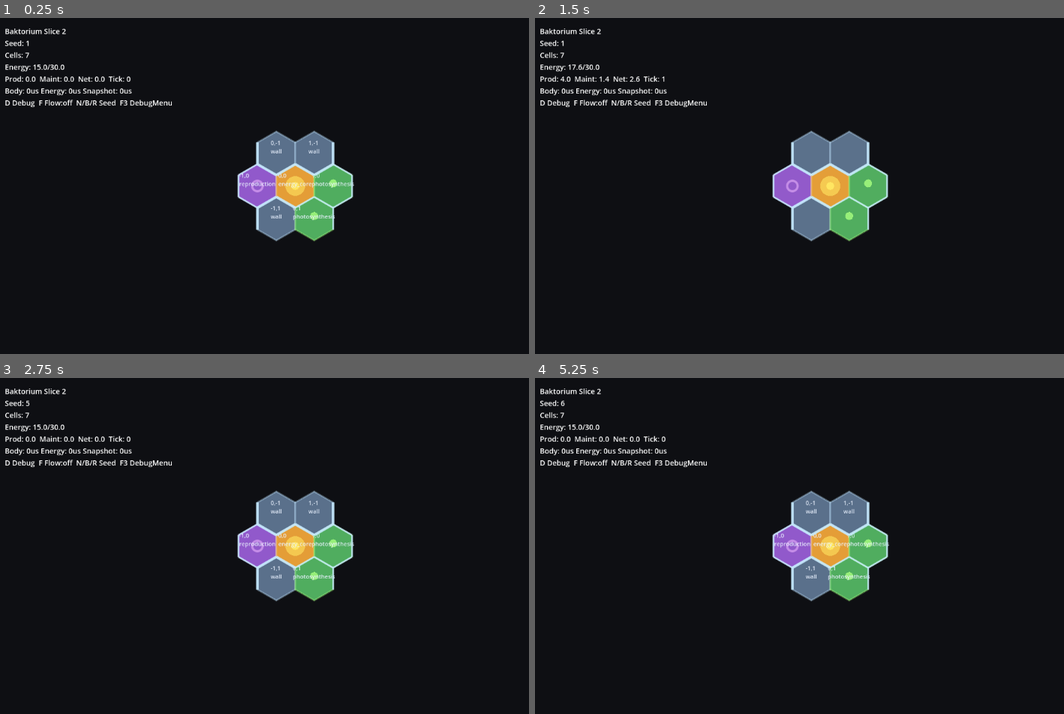
Above: before the commit, frames 1-4 (two rows, left to right).
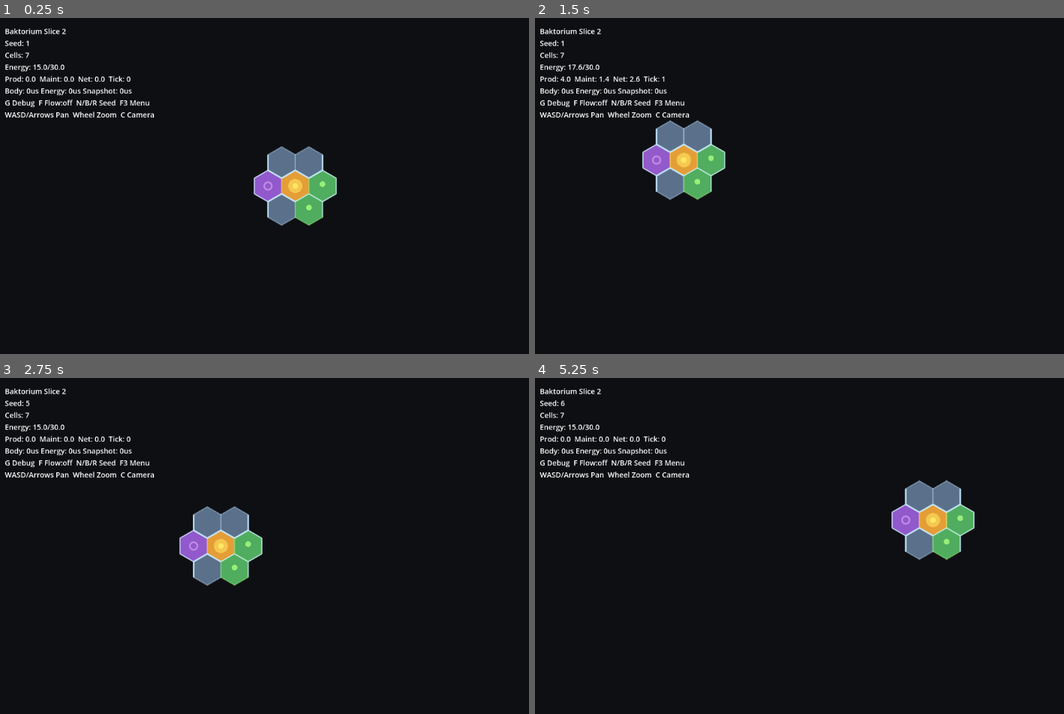
Above: after the commit, the same moments.

Repository: Kanturna/baktorium
Game: Godot game, scene res://scenes/lab/starter_bacterium_lab.tscn
Two runs of this game, one before a commit and one after it. Both use one fixed random seed, a clock stepped at 60 frames per second and the inputs below.
Inputs (mouse positions are in pixels of both pictures, inside the frame that each line leads up to):
- Up to frame 1 (0.25 s): no input
- Up to frame 2 (1.5 s): tap Enter at 0.5 s; move the mouse to (963, 169) at 0.52 s; hold D 0.53-1.28 s; tap C at 0.6 s; click (963, 169) at 0.67 s; tap G at 0.8, 1.35 s; move the mouse to (709, 202) at 1.27 s; hold S from 1.28 s (still down); click (709, 202) at 1.42 s
- Up to frame 3 (2.75 s): tap R at 1.55, 2.1 s; move the mouse to (354, 472) at 2.02 s; release S at 2.03 s; hold D from 2.03 s (still down); click (354, 472) at 2.17 s; tap C at 2.3 s
- Up to frame 4 (5.25 s): move the mouse to (799, 613) at 2.77 s; release D at 2.78 s; hold W 2.78-3.53 s; tap C at 2.85, 4.55 s; click (799, 613) at 2.92 s; tap G at 3.05, 3.6 s; move the mouse to (1011, 596) at 3.52 s; hold A 3.53-5.03 s; click (1011, 596) at 3.67 s; tap R at 3.8 s; move the mouse to (651, 495) at 4.27 s; tap N at 4.35 s; click (651, 495) at 4.42 s; move the mouse to (857, 546) at 5.02 s; hold S from 5.03 s (still down); tap B at 5.1 s; click (857, 546) at 5.17 s

The runs differ from the first frame. In frame 1, 4.0% of the frame differs, in the area x 0-67%, y 24-67%; in frame 2, 8.2%; in frame 3, 7.8%; in frame 4, 8.2%, in the area x 0-84%, y 24-67%.

Commit message:
feat(lab): add camera navigation
Adds built-in Camera2D lab navigation with WASD/arrow pan, mouse-wheel zoom, camera reset, compact default zoom, debug-overlay remap to G, HUD-safe zoom behavior, validation coverage, and ADR documentation without introducing a camera plugin.

Diff:
--- a/resources/render/starter_bacterium_render_config.tres
+++ b/resources/render/starter_bacterium_render_config.tres
@@ -15,7 +15,7 @@
 flow_enabled = false
 flow_speed = 1.25
 flow_amplitude = 2.0
-show_debug_overlay = true
+show_debug_overlay = false
 show_coordinates = true
 show_function_ids = true
 background_color = Color(0.055, 0.06, 0.075, 1)
--- a/scenes/lab/starter_bacterium_lab.tscn
+++ b/scenes/lab/starter_bacterium_lab.tscn
@@ -1,6 +1,6 @@
-[gd_scene load_steps=2 format=3 uid="uid://dbke7vdra2t0r"]
+[gd_scene format=3 uid="uid://dbke7vdra2t0r"]
 
-[ext_resource type="Script" path="res://src/lab/starter_bacterium_lab.gd" id="1"]
+[ext_resource type="Script" uid="uid://cpof5xegf8o1u" path="res://src/lab/starter_bacterium_lab.gd" id="1"]
 
-[node name="StarterBacteriumLab" type="Node2D"]
+[node name="StarterBacteriumLab" type="Node2D" unique_id=750660562]
 script = ExtResource("1")
--- a/src/lab/starter_bacterium_lab.gd
+++ b/src/lab/starter_bacterium_lab.gd
@@ -16,10 +16,16 @@
 @export var seed: int = 1
 @export var render_config: HexRenderConfig
 @export var energy_config: EnergyConfig
+@export_range(60.0, 1200.0, 10.0) var camera_pan_speed: float = 420.0
+@export_range(0.02, 0.40, 0.01) var camera_zoom_step: float = 0.12
+@export_range(0.20, 1.00, 0.01) var camera_min_zoom: float = 0.45
+@export_range(1.00, 4.00, 0.05) var camera_max_zoom: float = 2.25
+@export_range(0.20, 2.00, 0.01) var camera_default_zoom: float = 0.72
 
 var service: SimulationService
 var catalog: CellFunctionCatalog
 var renderer: HexOrganismRenderer
+var lab_camera: Camera2D
 var info_label: Label
 var perf_probe = PerfProbe.new()
 var energy_accumulator: float = 0.0
@@ -42,17 +48,14 @@
 	renderer.set_render_config(render_config)
 	add_child(renderer)
 
-	var camera = Camera2D.new()
-	camera.name = "Camera2D"
-	camera.enabled = true
-	camera.position = get_viewport_rect().size * 0.5
-	add_child(camera)
+	_create_camera()
 
 	_create_ui()
 	_rebuild()
 
 
 func _process(delta: float) -> void:
+	_process_camera(delta)
 	if service == null or catalog == null or energy_config == null:
 		return
 	energy_accumulator += delta
@@ -68,11 +71,41 @@
 		_refresh_snapshot()
 
 
+func _process_camera(delta: float) -> void:
+	if lab_camera == null:
+		return
+	var axis = Vector2.ZERO
+	if Input.is_key_pressed(KEY_A) or Input.is_key_pressed(KEY_LEFT):
+		axis.x -= 1.0
+	if Input.is_key_pressed(KEY_D) or Input.is_key_pressed(KEY_RIGHT):
+		axis.x += 1.0
+	if Input.is_key_pressed(KEY_W) or Input.is_key_pressed(KEY_UP):
+		axis.y -= 1.0
+	if Input.is_key_pressed(KEY_S) or Input.is_key_pressed(KEY_DOWN):
+		axis.y += 1.0
+	if axis == Vector2.ZERO:
+		return
+	var zoom_factor = maxf(0.05, lab_camera.zoom.x)
+	lab_camera.position += axis.normalized() * camera_pan_speed * delta / zoom_factor
+
+
 func _unhandled_input(event: InputEvent) -> void:
+	if event is InputEventMouseButton and event.pressed:
+		match event.button_index:
+			MOUSE_BUTTON_WHEEL_UP:
+				_adjust_camera_zoom(1.0)
+				get_viewport().set_input_as_handled()
+			MOUSE_BUTTON_WHEEL_DOWN:
+				_adjust_camera_zoom(-1.0)
+				get_viewport().set_input_as_handled()
+		return
+
 	if not (event is InputEventKey) or not event.pressed or event.echo:
 		return
 
 	match event.keycode:
+		KEY_C:
+			reset_camera_view()
 		KEY_N:
 			seed += 1
 			_rebuild()
@@ -82,7 +115,7 @@
 		KEY_R:
 			seed = int(Time.get_unix_time_from_system()) % 100000
 			_rebuild()
-		KEY_D:
+		KEY_G:
 			render_config.show_debug_overlay = not render_config.show_debug_overlay
 			renderer.queue_redraw()
 			_update_label()
@@ -92,6 +125,38 @@
 			_update_label()
 		KEY_F3:
 			DebugMenuAdapter.toggle(self)
+
+
+func _create_camera() -> void:
+	lab_camera = Camera2D.new()
+	lab_camera.name = "LabCamera2D"
+	lab_camera.enabled = true
+	lab_camera.position_smoothing_enabled = true
+	lab_camera.position_smoothing_speed = 9.0
+	add_child(lab_camera)
+	reset_camera_view()
+	lab_camera.make_current()
+
+
+func reset_camera_view() -> void:
+	if lab_camera == null:
+		return
+	lab_camera.position = _default_camera_position()
+	var default_zoom = clampf(camera_default_zoom, camera_min_zoom, camera_max_zoom)
+	lab_camera.zoom = Vector2.ONE * default_zoom
+	lab_camera.reset_smoothing()
+
+
+func _adjust_camera_zoom(direction: float) -> void:
+	if lab_camera == null:
+		return
+	var zoom_factor = 1.0 + camera_zoom_step * direction
+	var next_zoom = clampf(lab_camera.zoom.x * zoom_factor, camera_min_zoom, camera_max_zoom)
+	lab_camera.zoom = Vector2.ONE * next_zoom
+
+
+func _default_camera_position() -> Vector2:
+	return get_viewport_rect().size * 0.5
 
 
 func _create_ui() -> void:
@@ -139,7 +204,7 @@
 	var max_energy = float(energy_metrics.get("max_energy", 0.0))
 	var energy_ratio = float(energy_metrics.get("energy_ratio", 0.0))
 	var low_marker = " LOW" if max_energy > 0.0 and energy_ratio <= energy_config.low_energy_ratio else ""
-	info_label.text = "Baktorium Slice 2\nSeed: %d\nCells: %d\nEnergy: %.1f/%.1f%s\nProd: %.1f  Maint: %.1f  Net: %.1f  Tick: %d\nBody: %dus Energy: %dus Snapshot: %dus\nD Debug  F Flow:%s  N/B/R Seed  F3 DebugMenu" % [
+	info_label.text = "Baktorium Slice 2\nSeed: %d\nCells: %d\nEnergy: %.1f/%.1f%s\nProd: %.1f  Maint: %.1f  Net: %.1f  Tick: %d\nBody: %dus Energy: %dus Snapshot: %dus\nG Debug  F Flow:%s  N/B/R Seed  F3 Menu\nWASD/Arrows Pan  Wheel Zoom  C Camera" % [
 		seed,
 		perf_probe.cell_count,
 		current_energy,
--- /dev/null
+++ b/tests/headless/run_slice_2_camera_validation.gd
@@ -0,0 +1,76 @@
+extends SceneTree
+
+const HexRenderConfig = preload("res://src/rendering/hex_render_config.gd")
+
+
+func _initialize() -> void:
+	var failures: Array[String] = []
+	_validate_lab_camera_source(failures)
+	_validate_render_defaults(failures)
+	_validate_docs(failures)
+	_finish("Slice 2 camera validation", failures)
+
+
+func _validate_lab_camera_source(failures: Array[String]) -> void:
+	var source = FileAccess.get_file_as_string("res://src/lab/starter_bacterium_lab.gd")
+	for required in [
+		"var lab_camera: Camera2D",
+		"camera_pan_speed",
+		"camera_zoom_step",
+		"camera_min_zoom",
+		"camera_max_zoom",
+		"camera_default_zoom",
+		"func _process_camera",
+		"func reset_camera_view",
+		"func _adjust_camera_zoom",
+		"MOUSE_BUTTON_WHEEL_UP",
+		"MOUSE_BUTTON_WHEEL_DOWN",
+		"KEY_W",
+		"KEY_A",
+		"KEY_S",
+		"KEY_D",
+		"KEY_C",
+	]:
+		if not source.contains(required):
+			failures.append("Lab camera source missing %s." % required)
+	if source.contains("KEY_D:\n\t\t\trender_config.show_debug_overlay"):
+		failures.append("Debug overlay must not use D because D is camera pan.")
+	if not source.contains("KEY_G"):
+		failures.append("Debug overlay should move to G.")
+	if source.contains("PhantomCamera") or source.contains("phantom_camera"):
+		failures.append("Slice 2 camera controls should use built-in Camera2D, not Phantom Camera.")
+	if not source.contains("CanvasLayer"):
+		failures.append("HUD should stay in CanvasLayer so camera zoom does not scale HUD text.")
+	if source.contains("renderer.queue_redraw()") and source.contains("_process_camera"):
+		var camera_process = source.substr(source.find("func _process_camera"), source.find("func _unhandled_input") - source.find("func _process_camera"))
+		if camera_process.contains("queue_redraw") or camera_process.contains("_refresh_snapshot"):
+			failures.append("Camera pan must not rebuild snapshots or force renderer redraws.")
+
+
+func _validate_render_defaults(failures: Array[String]) -> void:
+	var config = load("res://resources/render/starter_bacterium_render_config.tres") as HexRenderConfig
+	if config == null:
+		failures.append("Starter render config missing.")
+		return
+	if config.show_debug_overlay:
+		failures.append("Debug overlay should default to false for camera/visual calibration.")
+
+
+func _validate_docs(failures: Array[String]) -> void:
+	var decisions = FileAccess.get_file_as_string("res://docs/DECISIONS.md")
+	if not decisions.contains("ADR-009: Lab Camera Uses Built-In Camera2D"):
+		failures.append("DECISIONS.md missing ADR-009 for lab camera choice.")
+	var next_steps = FileAccess.get_file_as_string("res://docs/NEXT_STEPS.md")
+	for required in ["WASD", "Mouse wheel", "C", "G"]:
+		if not next_steps.contains(required):
+			failures.append("NEXT_STEPS.md missing camera/manual gate text for %s." % required)
+
+
+func _finish(label: String, failures: Array[String]) -> void:
+	if failures.is_empty():
+		print("%s: OK" % label)
+		quit(0)
+	else:
+		for failure in failures:
+			push_error(failure)
+		quit(1)
--- a/tests/headless/run_slice_2_validation.gd
+++ b/tests/headless/run_slice_2_validation.gd
@@ -12,6 +12,7 @@
 	_validate_end_to_end_energy(failures)
 	_validate_docs(failures)
 	_validate_source_boundaries(failures)
+	_validate_camera_contract(failures)
 	_finish("Slice 2 integration validation", failures)
 
 
@@ -61,6 +62,15 @@
 		failures.append("SnapshotBuilder should read render thresholds from render_hints, not energy_metrics.")
 
 
+func _validate_camera_contract(failures: Array[String]) -> void:
+	var lab_source = FileAccess.get_file_as_string("res://src/lab/starter_bacterium_lab.gd")
+	if not lab_source.contains("Camera2D") or lab_source.contains("PhantomCamera"):
+		failures.append("Lab camera controls should use built-in Camera2D only.")
+	for required in ["KEY_W", "KEY_A", "KEY_S", "KEY_D", "MOUSE_BUTTON_WHEEL_UP", "KEY_C"]:
+		if not lab_source.contains(required):
+			failures.append("Lab camera controls missing %s." % required)
+
+
 func _finish(label: String, failures: Array[String]) -> void:
 	if failures.is_empty():
 		print("%s: OK" % label)
Not shown, added: src/core/hex/hex_coord.gd.uid
Not shown, added: src/core/hex/hex_grid_math.gd.uid
Not shown, added: src/debug/debug_menu_adapter.gd.uid
Not shown, added: src/debug/perf_probe.gd.uid
Not shown, added: src/genetics/genome.gd.uid
Not shown, added: src/lab/starter_bacterium_lab.gd.uid
Not shown, added: src/rendering/hex_debug_overlay.gd.uid
Not shown, added: src/rendering/hex_organism_renderer.gd.uid
Not shown, added: src/rendering/hex_outline_drawer.gd.uid
Not shown, added: src/rendering/hex_render_config.gd.uid
Not shown, added: src/rendering/wall_flow_renderer.gd.uid
Not shown, added: src/runtime/organism_render_snapshot.gd.uid
(and 25 more such lines)
